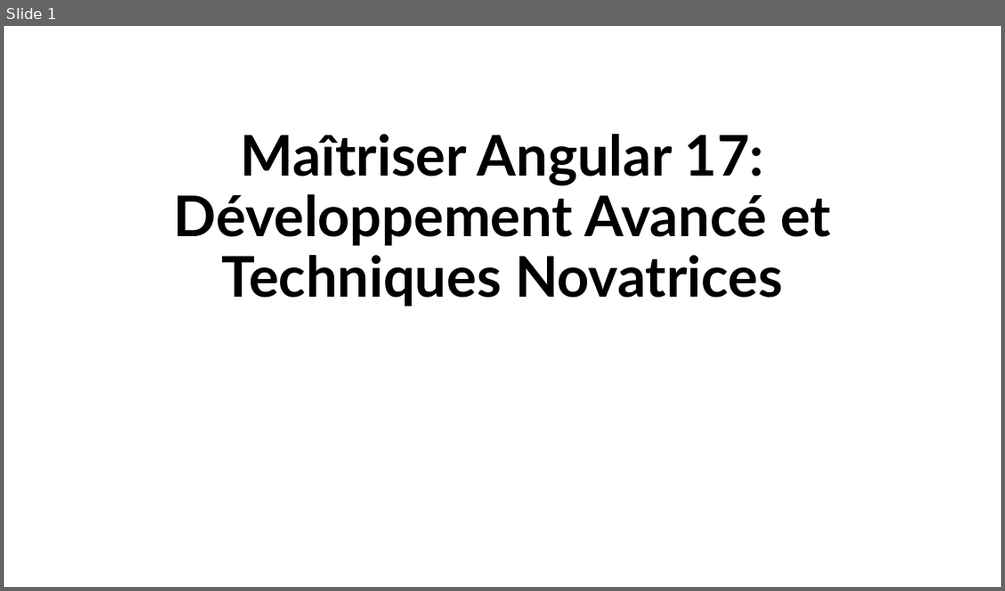
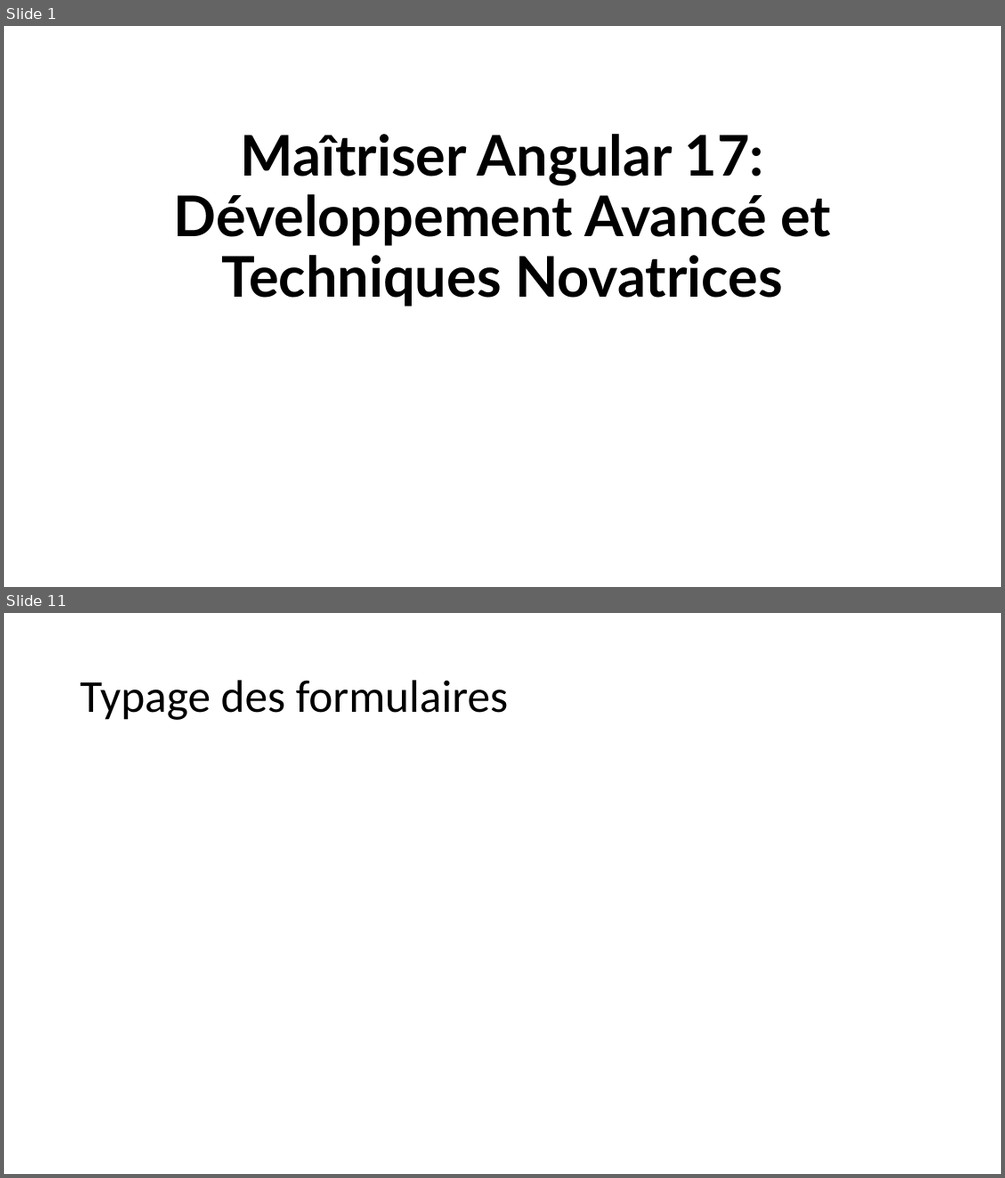
Before and after one commit to yatho/atelier-Angular17, a slide deck: Présentation.pptx. Shown one above the other, each under a label of ours: slide 1 before the commit, slides 1 and 11 after it; the slides between them are not shown. The pictures are 1005x591 and 1005x1178 pixels, drawn with LibreOffice and Linux fonts; fonts in the diff are those of the drawing. Boxes give left, top, right and bottom in pixels: in the first picture for what was removed or moved away, otherwise in the second. Text is boxed around its words. In the diff, an @@ line names an element or a change of style, - is before the commit and + after.

```diff
--- a/Présentation.pptx
+++ b/Présentation.pptx
@@ slide 11 added at <box>4,613,1001,1174</box>, background #FFFFFF @@
@@ title added at <box>80,680,508,720</box>, 44 pt, text #000000 @@
+Typage des formulaires
```
Also in this commit, not shown: 3 slides changed, 11 other slides added, 1 slide removed, 2 other files.
